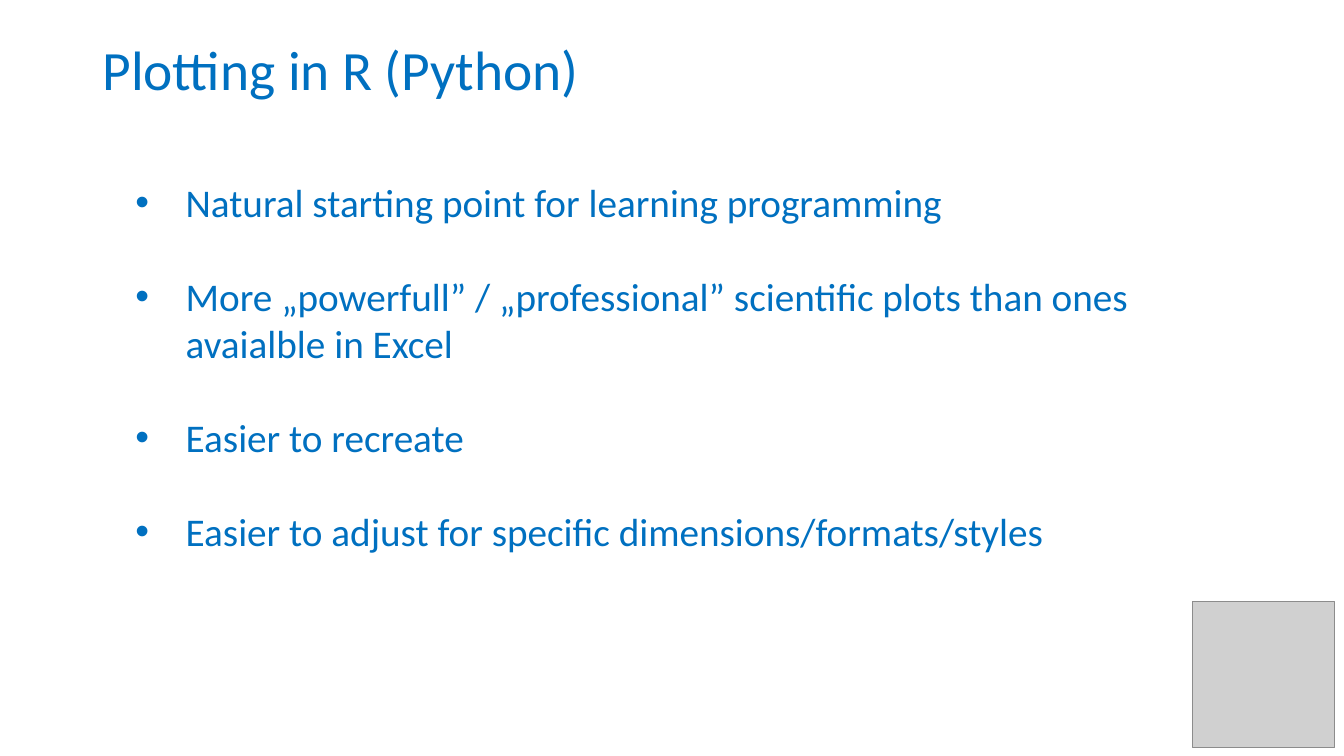
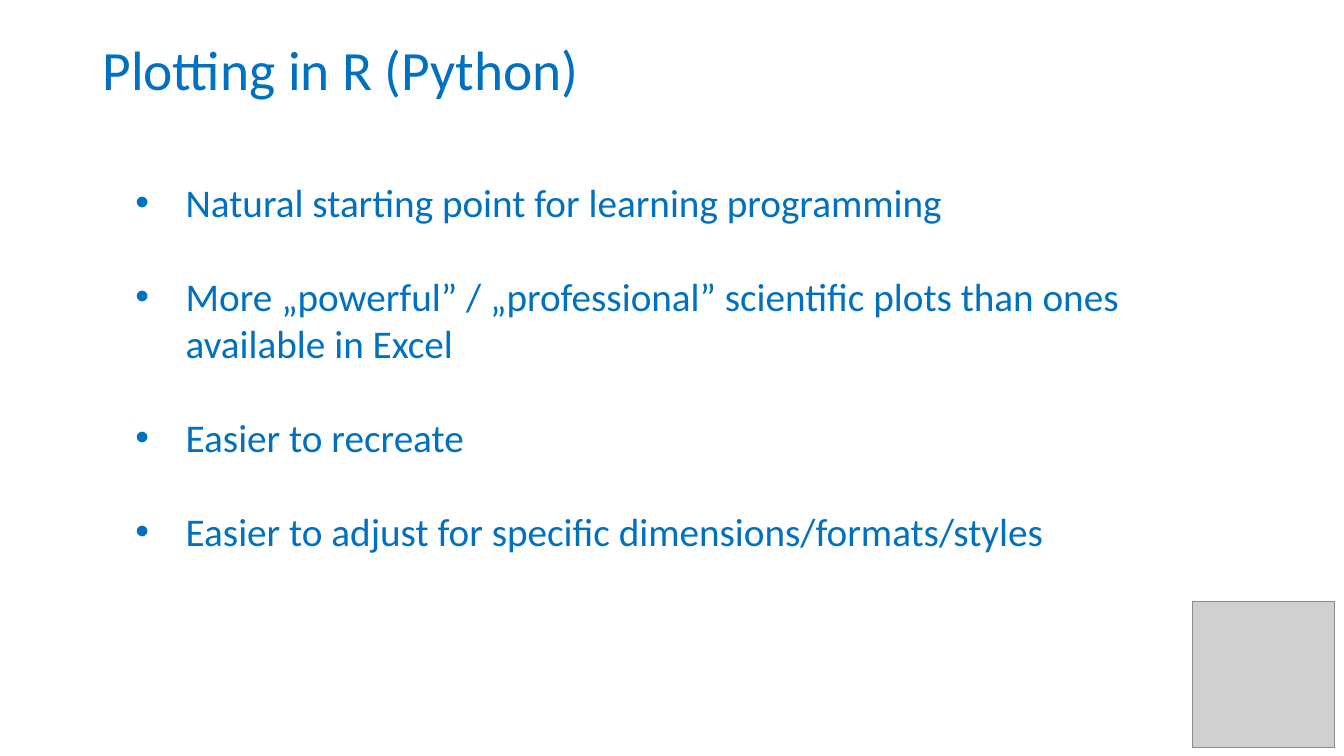
Before and after one commit to carpentries-incubator/fair-bio-practice, a slide deck: slide 5 of instructors/10-Reusable-analysis.pptx. Drawn at 1344x756 pixels with LibreOffice and Linux fonts; fonts in the diff are those of the drawing; grey boxes stand for pictures. Boxes give left, top, right and bottom in pixels: in the first picture for what was removed or moved away, otherwise in the second. Text is boxed around its words. In the diff, an @@ line names an element or a change of style, - is before the commit and + after.

```diff
--- a/instructors/10-Reusable-analysis.pptx
+++ b/instructors/10-Reusable-analysis.pptx
@@ text at box(186, 283, 1119, 359): text changed @@
-• More „powerfull” / „professional” scientific plots than ones avaialble in Excel
+• More „powerful” / „professional” scientific plots than ones available in Excel
```
Also in this commit, not shown: 1 other file.
